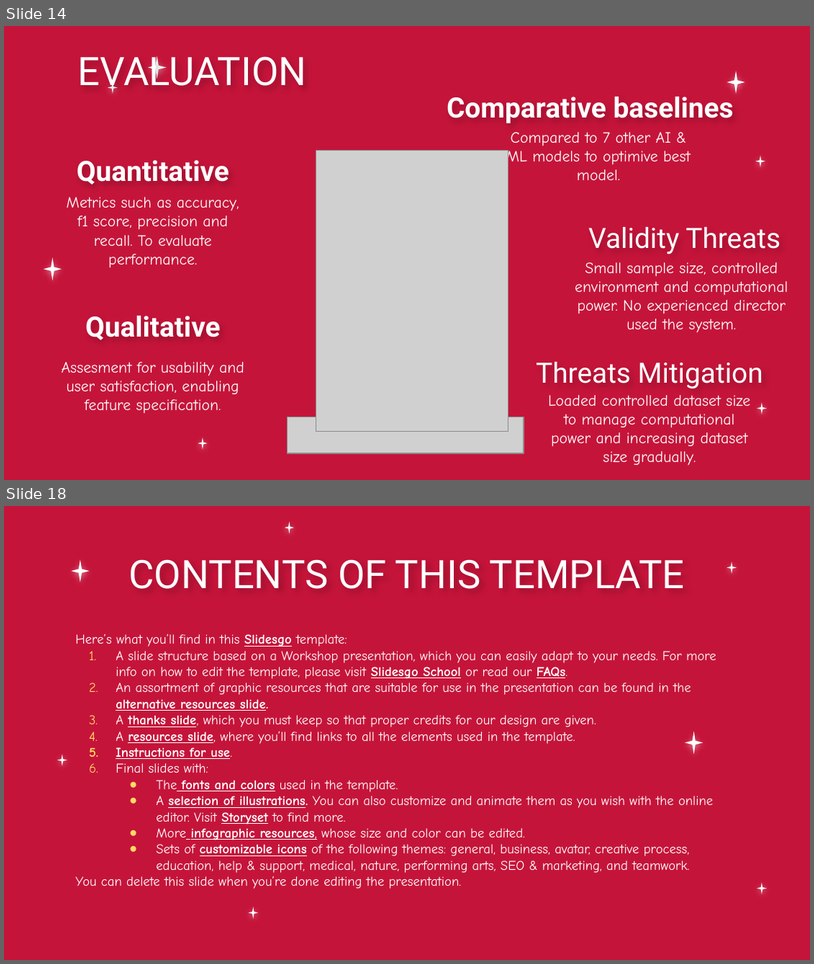
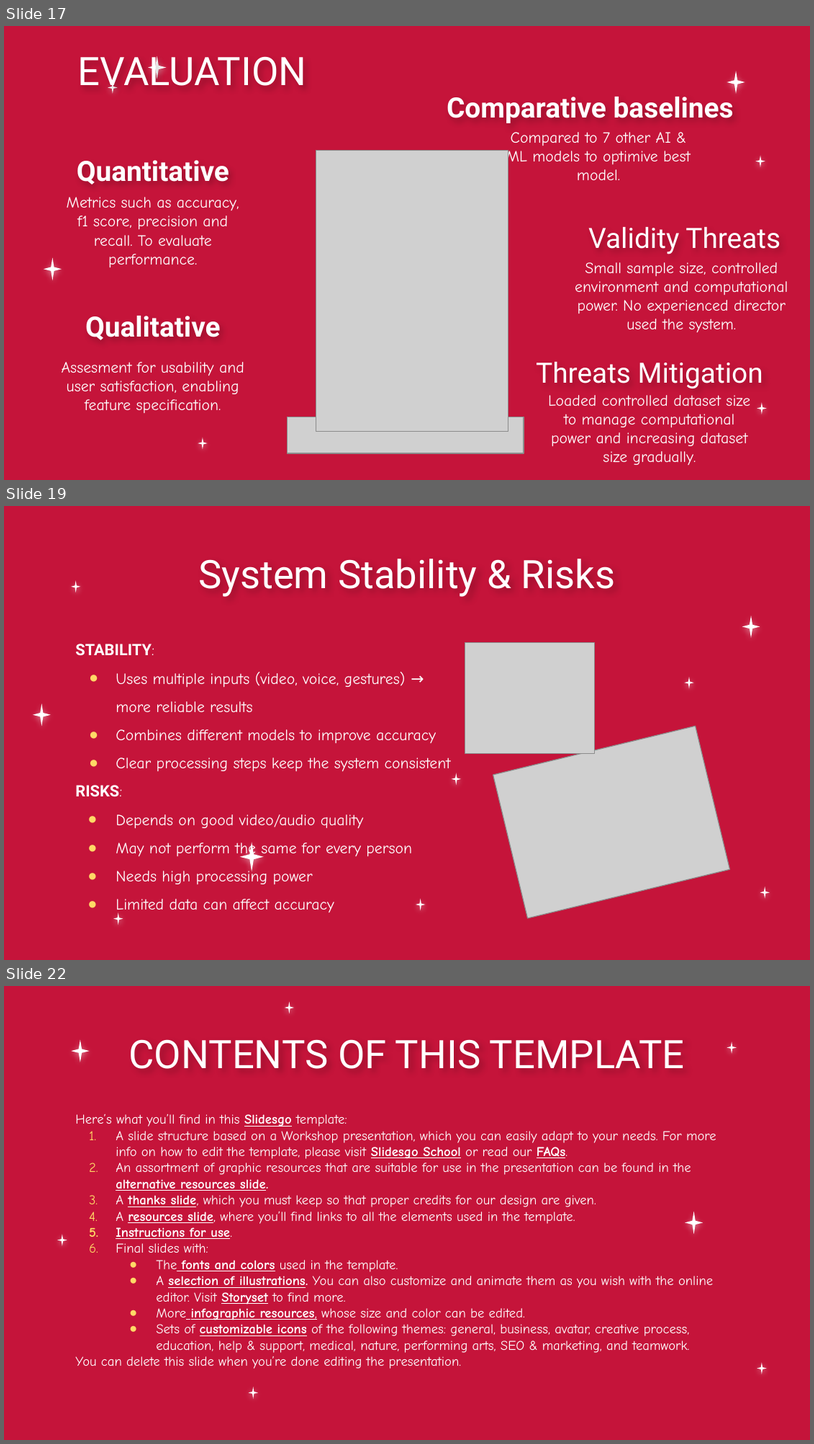
Before and after one commit to MiraPhilip12/Graduation_Project_ESLSCA, a slide deck: Milestone 4/Graduation_Project_Milestone4.pptx. Shown one above the other, each under a label of ours: slides 14 and 18 before the commit, slides 17, 19 and 22 after it; the slides between them are not shown. The pictures are 814x964 and 814x1444 pixels, drawn with LibreOffice and Linux fonts; fonts in the diff are those of the drawing; grey boxes stand for pictures; background and template pictures are left out. Boxes give left, top, right and bottom in pixels: in the first picture for what was removed or moved away, otherwise in the second. Text is boxed around its words. In the diff, an @@ line names an element or a change of style, - is before the commit and + after.

```diff
--- a/Milestone 4/Graduation_Project_Milestone4.pptx
+++ b/Milestone 4/Graduation_Project_Milestone4.pptx
@@ slide 19 added at (x1=4, y1=506, x2=810, y2=960), background picture (left out) @@
@@ title added at (x1=198, y1=559, x2=616, y2=597), 35 pt, text #FFFFFF @@
+System Stability & Risks
@@ text added at (x1=75, y1=644, x2=451, y2=915), 14 pt, text #FFFFFF @@
+STABILITY:
+● Uses multiple inputs (video, voice, gestures) → more reliable results
+● Combines different models to improve accuracy
+● Clear processing steps keep the system consistent
+RISKS:
+● Depends on good video/audio quality
+● May not perform the same for every person
+● Needs high processing power
+● Limited data can affect accuracy
@@ picture added at (x1=466, y1=643, x2=595, y2=754) @@
@@ picture added at (x1=494, y1=726, x2=730, y2=918) @@
@@ group added at (x1=33, y1=580, x2=770, y2=924): 9 stars @@
@@ what was slide 14 is now slide 17 @@
@@ what was slide 18 is now slide 22 @@
```
Also in this commit, not shown: 3 slides changed, 4 other slides added, 5 slides removed, 1 other file.
